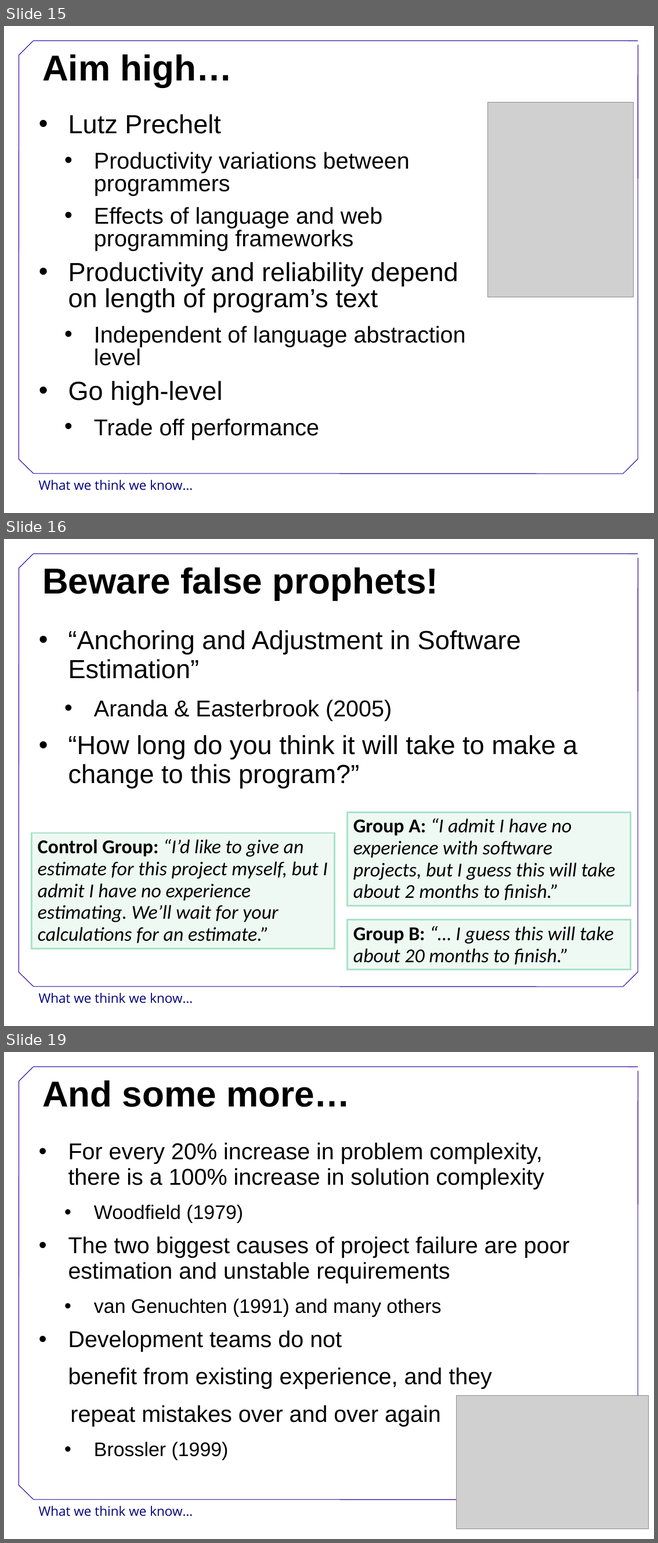
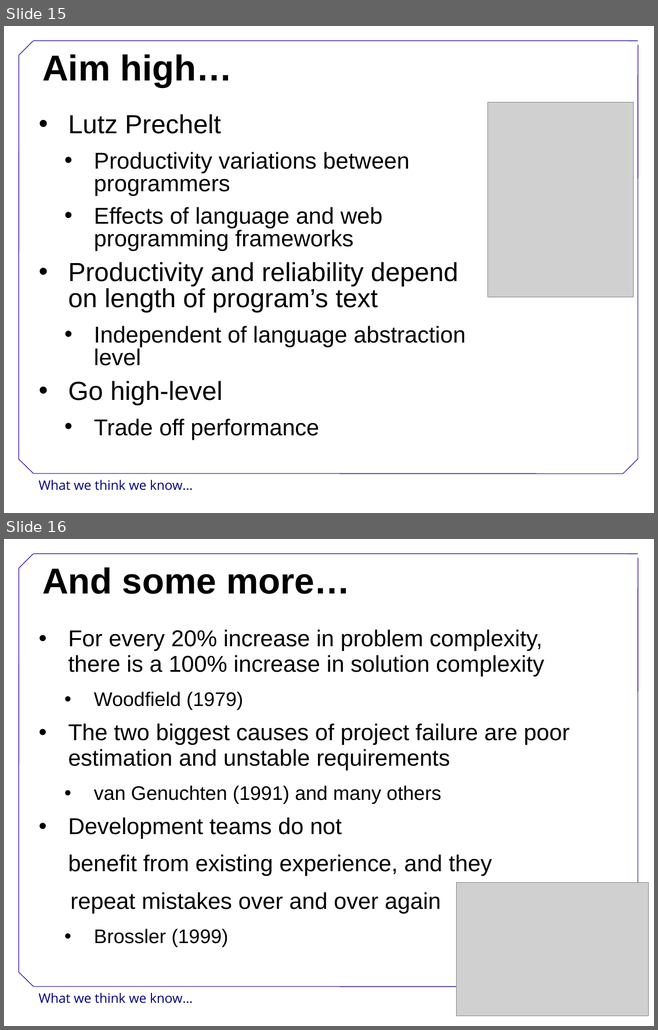
Before and after one commit to swcarpentry/DEPRECATED-boot-camps, a slide deck: WhatWeKnow.ppt. Shown one above the other, each under a label of ours: slides 15, 16 and 19 before the commit, slides 15 and 16 after it; the slides between them are not shown. The pictures are 658x1543 and 658x1030 pixels, drawn with LibreOffice and Linux fonts; fonts in the diff are those of the drawing; grey boxes stand for pictures; background and template pictures are left out. Boxes give left, top, right and bottom in pixels: in the first picture for what was removed or moved away, otherwise in the second. Text is boxed around its words. In the diff, an @@ line names an element or a change of style, - is before the commit and + after.

```diff
--- a/WhatWeKnow.ppt
+++ b/WhatWeKnow.ppt
@@ slide 16 removed at bbox=[4, 539, 654, 1026], background #FFFFFF; not listed: 9 template elements that a slide beside it also shows @@
@@ title removed at bbox=[42, 567, 438, 600] @@
-Beware false prophets!
@@ text removed at bbox=[68, 630, 577, 788] @@
-• “Anchoring and Adjustment in Software Estimation”
-  • Aranda & Easterbrook (2005)
-• “How long do you think it will take to make a change to this program?”
@@ rectangle removed at bbox=[348, 813, 630, 906] @@
-Group A: “I admit I have no experience with software projects, but I guess this will take about 2 months to finish.”
@@ rectangle removed at bbox=[32, 833, 335, 948] @@
-Control Group: “I’d like to give an estimate for this project myself, but I admit I have no experience estimating. We’ll wait for your calculations for an estimate.”
@@ rectangle removed at bbox=[348, 921, 630, 971] @@
-Group B: “… I guess this will take about 20 months to finish.”
@@ what was slide 19 is now slide 16 @@
```
Also in this commit, not shown: 3 other slides removed, 4 other files.
